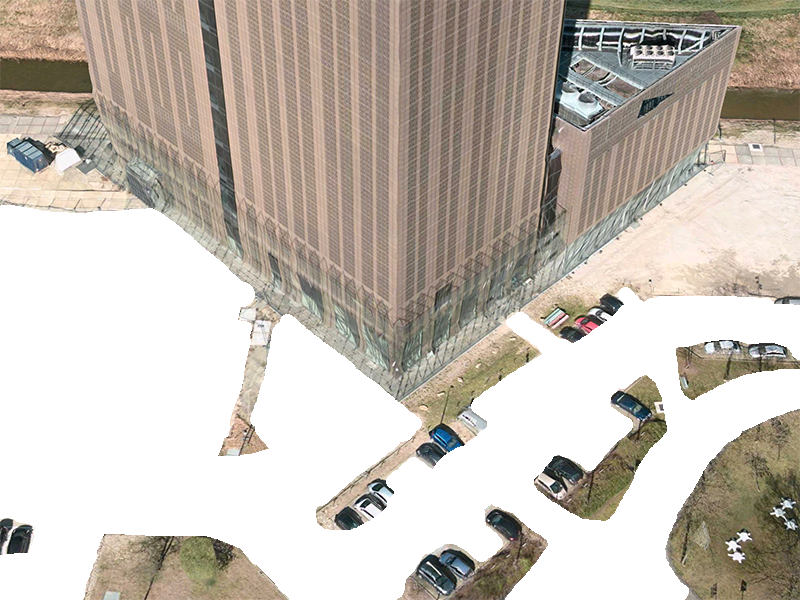
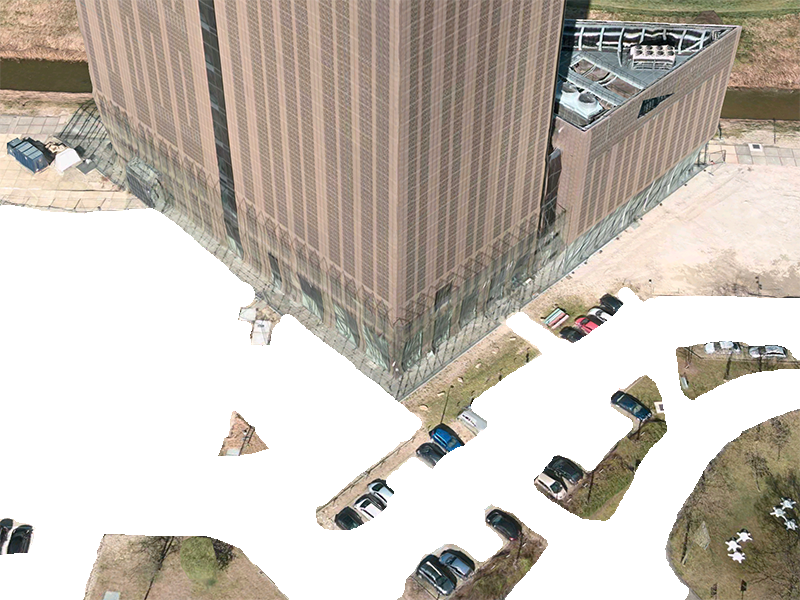
Revision of a layered (800, 600) image; what changed, layer by layer:
painted on "Layer 1" over [233, 298, 800, 427]
